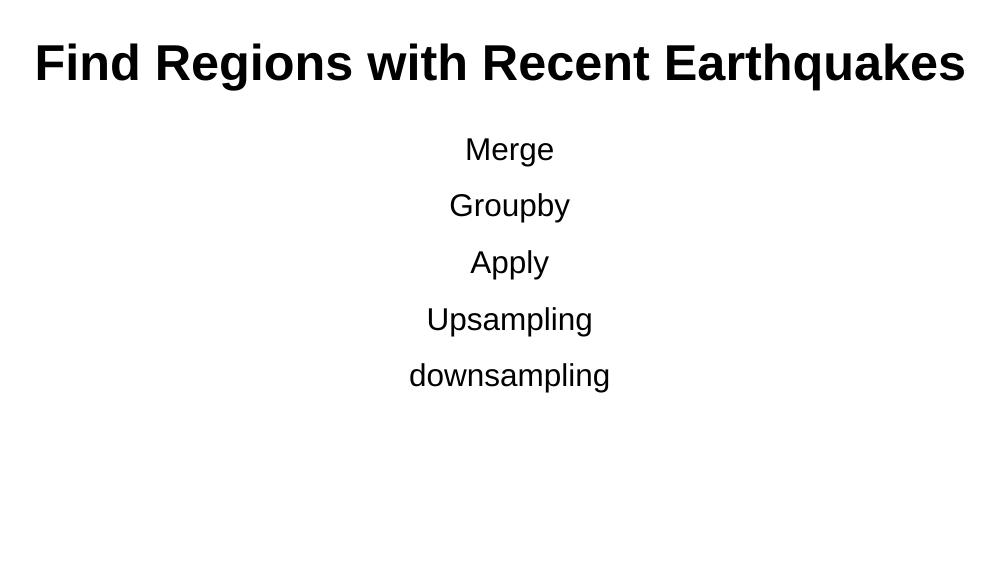
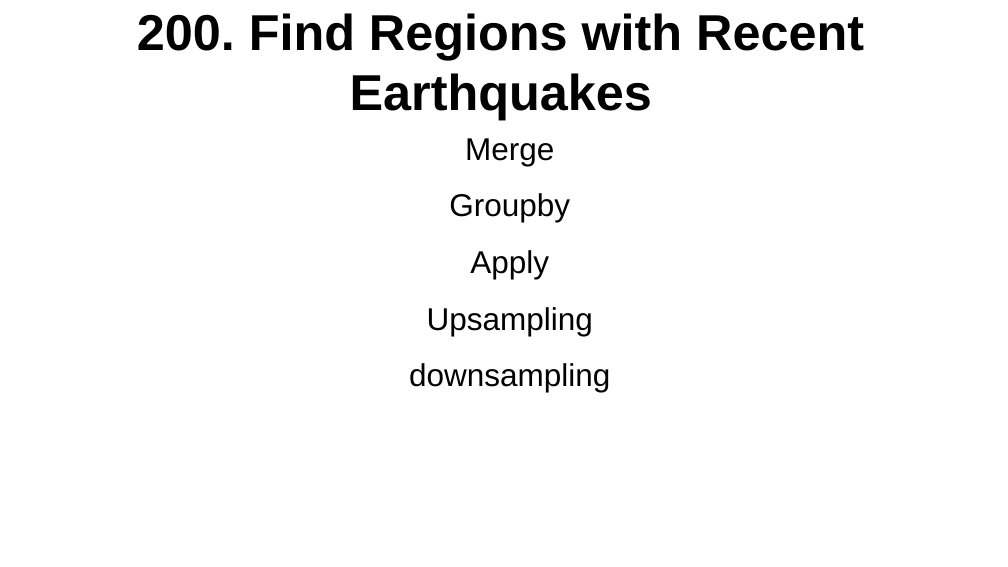
Before and after one commit to crosscompute/analytical-tutorials, a slide deck: slide 28 of slides/CrossDisciplinaryAnalyticsWithPython.odp. Drawn at 1008x567 pixels with LibreOffice and Linux fonts; fonts in the diff are those of the drawing. Boxes give left, top, right and bottom in pixels: in the first picture for what was removed or moved away, otherwise in the second. Text is boxed around its words. In the diff, an @@ line names an element or a change of style, - is before the commit and + after.

```diff
--- a/slides/CrossDisciplinaryAnalyticsWithPython.odp
+++ b/slides/CrossDisciplinaryAnalyticsWithPython.odp
@@ title at bbox=[137, 13, 864, 120]: text changed @@
-Find Regions with Recent Earthquakes
+200. Find Regions with Recent Earthquakes
```
Also in this commit, not shown: 1 other slide changed, 1 slide added, 9 other files.
